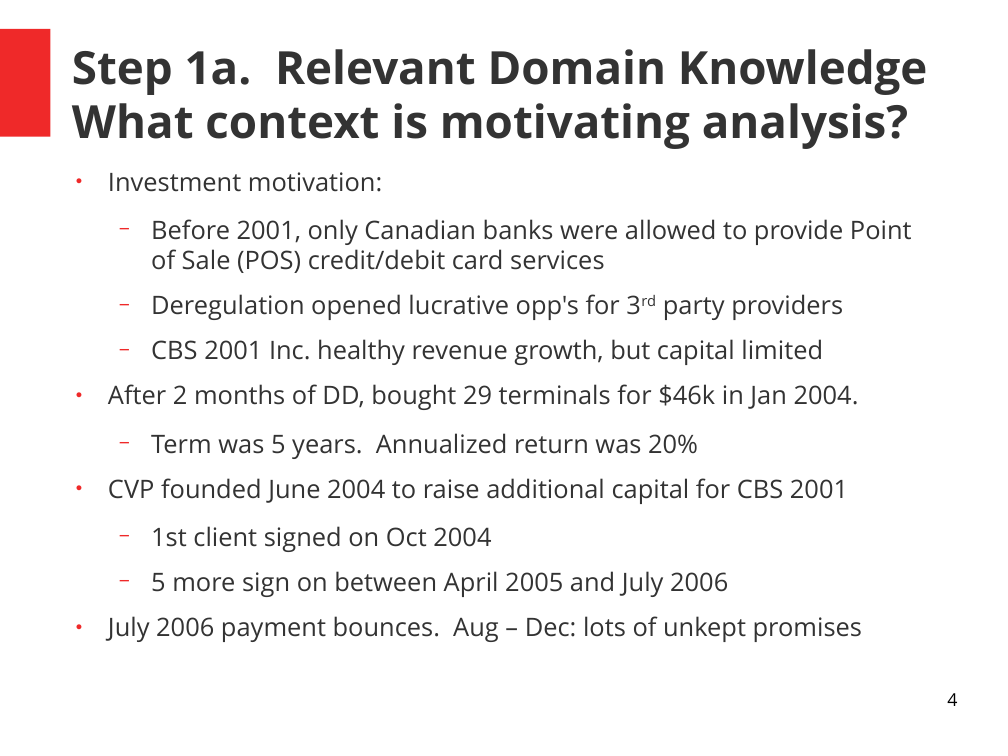
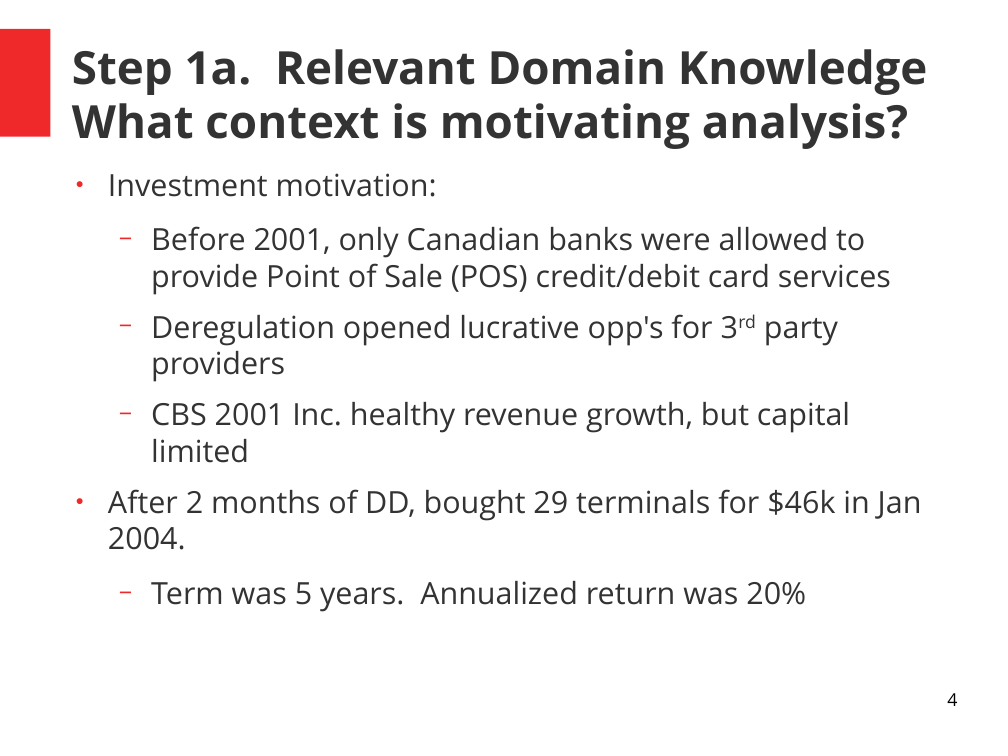
Before and after one commit to MichaelSzczepaniak/FraudulentConveyance, a slide deck: slide 4 of slides/Fraud Presenation.odp. Drawn at 1008x756 pixels with LibreOffice and Linux fonts; fonts in the diff are those of the drawing. Boxes give left, top, right and bottom in pixels: in the first picture for what was removed or moved away, otherwise in the second. Text is boxed around its words. In the diff, an @@ line names an element or a change of style, - is before the commit and + after.

```diff
--- a/slides/Fraud Presenation.odp
+++ b/slides/Fraud Presenation.odp
@@ text "Investment motivation:" at (108,173,922,612): size 20 to 24 pt @@
@@ text at (108,478,862,642): paragraphs removed @@
-● CVP founded June 2004 to raise additional capital for CBS 2001
-  − 1st client signed on Oct 2004
-  − 5 more sign on between April 2005 and July 2006
-● July 2006 payment bounces. Aug – Dec: lots of unkept promises
```
Also in this commit, not shown: 6 other slides changed, 1 other file.
